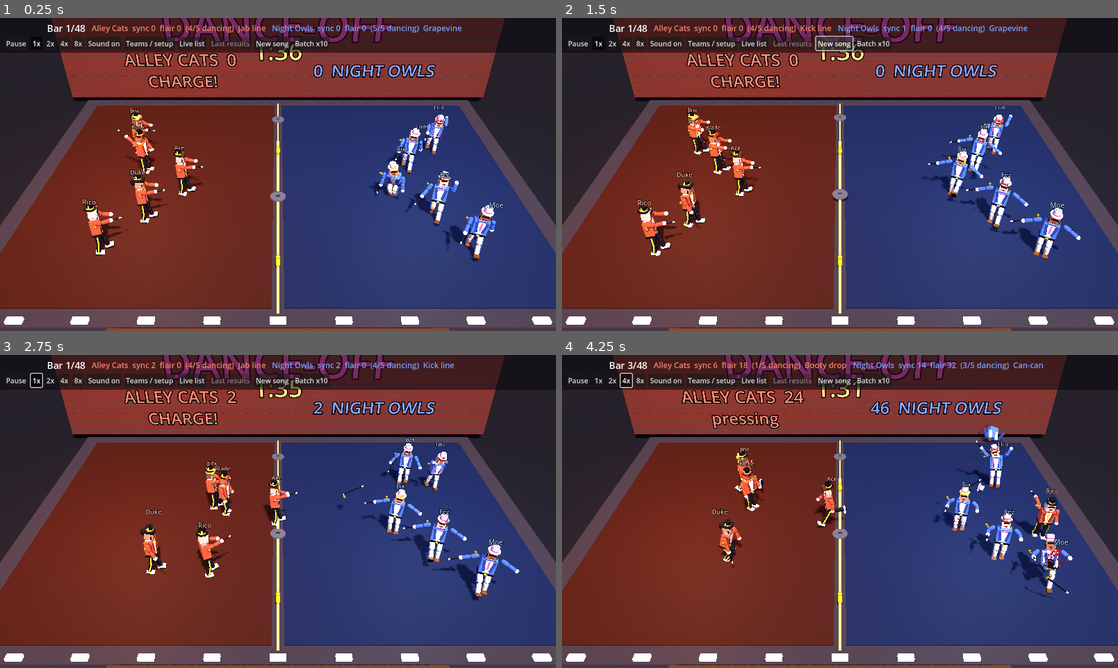
Above: before the commit, frames 1-4 (two rows, left to right).
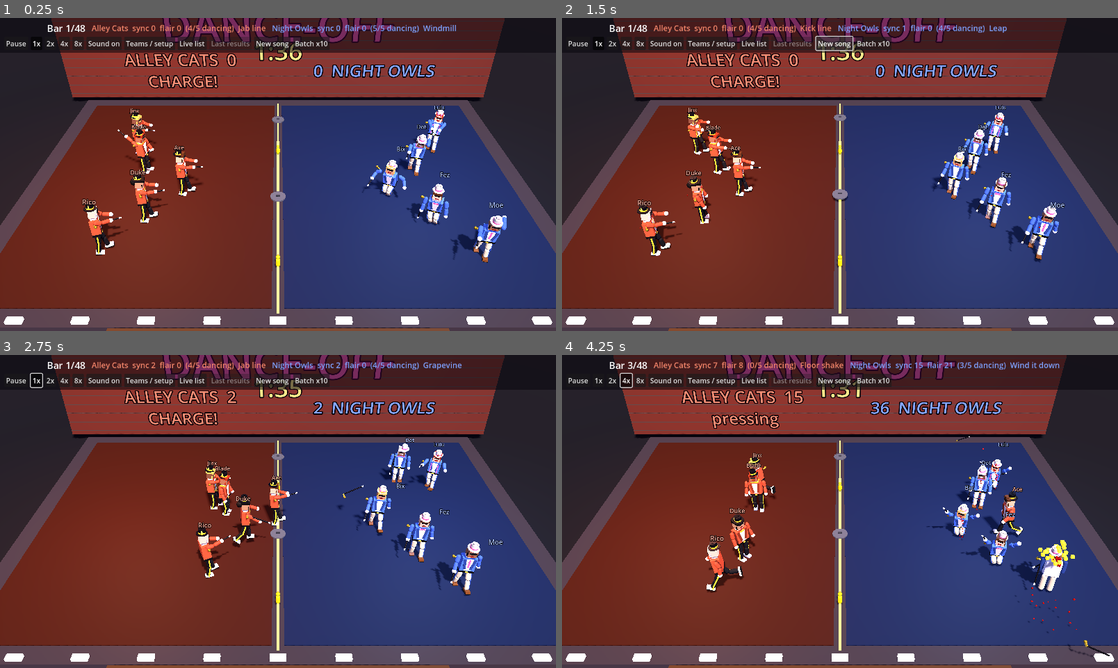
Above: after the commit, the same moments.

Repository: nathandunn/danceoff-bots
Game: Godot game, scene res://scenes/Main.tscn
Same seed, same stepped clock (60 frames per second), same inputs: the game is played once before the commit and once after it.
Inputs:
- Up to frame 1 (0.25 s): no input
- Up to frame 2 (1.5 s): click "New song" at 0.5 s; click "New song" at 1.25 s
- Up to frame 3 (2.75 s): click "1x" at 2 s
- Up to frame 4 (4.25 s): click "2x" at 2.75 s; click "4x" at 3.5 s

The runs differ from the first frame. In frame 1, 2.9% of the frame differs, in the area x 65-92%, y 2-79%; in frame 2, 3.4%; in frame 3, 4.7%; in frame 4, 7.1%, in the area x 25-99%, y 2-97%.

Commit message:
More drop dances, crumple-in-place falls, and wear from every knockdown
Co-Authored-By: Claude Sonnet 5.5 <noreply@anthropic.com>
Claude-Session: https://claude.ai/code/session_01G4wX8KutpHNXMT9rpyt35H

Diff:
--- a/scripts/dancer.gd
+++ b/scripts/dancer.gd
@@ -816,7 +816,7 @@
 		block_beats = 0
 		block_on_time = 0
 		block_ok = true
-		fumbled = rng.randf() < float(Moves.FUMBLE[Moves.tier(move)]) * fumble_mult
+		fumbled = rng.randf() < float(Moves.FUMBLE[Moves.tier(move)]) * fumble_mult * (1.0 + 2.0 * wear())
 	if b % Moves.PHRASE == 0:
 		var was := move
 		var was_following := joined and not freestyle
@@ -836,11 +836,11 @@
 		recent_moves.append(move)
 		if recent_moves.size() > 4:
 			recent_moves.pop_front()
-		fumbled = rng.randf() < float(Moves.FUMBLE[Moves.tier(move)]) * fumble_mult
+		fumbled = rng.randf() < float(Moves.FUMBLE[Moves.tier(move)]) * fumble_mult * (1.0 + 2.0 * wear())
 	# a dancer who stopped mid-phrase may pick the call up again at the next bar
 	if not joined and dancing and b % Moves.BLOCK == 0 and b % Moves.PHRASE != 0 and Tune.v("rejoin_beats") <= 4.0:
 		joined = true
-	tempo_err = tempo_err * 0.7 + rng.randfn(0.0, timing_sigma * (1.0 + Tune.v("hurt_sloppy") * hurt))
+	tempo_err = tempo_err * 0.7 + rng.randfn(0.0, timing_sigma * (1.0 + Tune.v("hurt_sloppy") * hurt + 1.5 * wear()))
 	in_sync = false
 	if dancing and joined:
 		stats["dance_beats"] += 1.0
@@ -862,7 +862,7 @@
 
 
 func _score_block() -> void:
-	var q := execution
+	var q := execution * (1.0 - 0.8 * wear())
 	if fumbled:
 		q *= 0.3
 		stats["fumbles"] += 1.0
@@ -919,7 +919,7 @@
 	if rng.randf() > 0.8:
 		return
 	stats["strike_hits"] += 1.0
-	var pts := Tune.v("strike_pts") * clampf(execution, 0.2, 1.4)
+	var pts := Tune.v("strike_pts") * clampf(execution * (1.0 - 0.8 * wear()), 0.2, 1.4)
 	stats["flair"] += pts
 	stats["strike_pts"] += pts
 	manager.add_flair(team, pts, true)
@@ -1154,6 +1154,11 @@
 		_stagger = 0.35
 		_punch_t = 0.0
 		_throw_t = 0.0
+
+
+## Every time he goes down he gets up a little worse: timing, execution and fumble risk all suffer.
+func wear() -> float:
+	return minf(float(stats["floored"]) * Tune.v("wear_per_fall"), 0.5)
 
 
 func _knock_down(by: Dancer, how: String, dir: Vector3, power: float, now: float) -> void:
@@ -1186,11 +1191,12 @@
 	_pending_dodge = -1.0
 	joined = false
 	in_sync = false
-	_down = down_base * Tune.v("down_mult") + (0.6 if now - _last_floored < 6.0 else 0.0)
+	var prior := maxf(float(stats["floored"]) - 1.0, 0.0)
+	_down = down_base * Tune.v("down_mult") * (1.0 + Tune.v("down_per_fall") * minf(prior, 8.0)) + (0.6 if now - _last_floored < 6.0 else 0.0)
 	_last_floored = now
 	_spawn_ragdoll()
 	if ragdoll != null:
-		ragdoll.shove(flat * (16.0 + 10.0 * clampf(power, 0.0, 1.5)) + Vector3(0, 6.0 + rng.randf() * 3.0, 0))
+		ragdoll.shove(flat * (3.0 + 2.0 * clampf(power, 0.0, 1.5)) + Vector3(0, -2.0, 0))
 	_stars(global_position + Vector3(0, 1.5, 0))
 
 
@@ -1319,7 +1325,7 @@
 	_limb_to(leg_l, p["leg_l"], k)
 	_limb_to(leg_r, p["leg_r"], k)
 	# the joints: waist, neck, elbows, knees (a hurt dancer droops and dances smaller)
-	var droop := hurt * 0.6
+	var droop := hurt * 0.6 + wear() * 0.5
 	_limb_to(upper, Vector3(-float(p.get("hunch", 0.0)) - droop * 0.5, float(p.get("twist", 0.0)), float(p.get("counter", 0.0))), k)
 	_limb_to(head_node, Vector3(-float(p.get("nod", 0.0)) - droop * 0.4, float(p.get("turn", 0.0)), float(p.get("cock", 0.0))), k)
 	_limb_to(fore_l, Vector3(float(p.get("elbow_l", 0.3)), 0, 0), k)
--- a/scripts/moves.gd
+++ b/scripts/moves.gd
@@ -39,13 +39,21 @@
 	"hip_roll": {"label": "Hip roll", "beats": 4, "tier": 1, "strikes": [], "strike": "", "prop": ""},
 	"twerk": {"label": "Twerk", "beats": 4, "tier": 2, "strikes": [], "strike": "", "prop": ""},
 	"booty_drop": {"label": "Booty drop", "beats": 4, "tier": 3, "strikes": [], "strike": "", "prop": ""},
+	"low_bounce": {"label": "Low bounce", "beats": 4, "tier": 2, "strikes": [], "strike": "", "prop": ""},
+	"drop_and_pop": {"label": "Drop and pop", "beats": 8, "tier": 3, "strikes": [], "strike": "", "prop": ""},
+	"wind_it_down": {"label": "Wind it down", "beats": 8, "tier": 3, "strikes": [], "strike": "", "prop": ""},
+	"duck_walk": {"label": "Duck walk", "beats": 8, "tier": 2, "strikes": [], "strike": "", "prop": ""},
+	"floor_shake": {"label": "Floor shake", "beats": 4, "tier": 3, "strikes": [], "strike": "", "prop": ""},
 }
 
+# the drop family: crews favour these, and showmen most of all
+const DROPS: Array[String] = ["hip_roll", "twerk", "booty_drop", "low_bounce", "drop_and_pop", "wind_it_down", "duck_walk", "floor_shake"]
+
 # how much of the all-purpose groove (knee give, head nod, shoulder roll) each move keeps
-const GROOVE := {"knee_slide": 0.0, "leap": 0.0, "spin_kick": 0.0, "moonwalk": 0.0, "cancan": 0.0, "twerk": 0.0, "booty_drop": 0.0, "robot": 0.2}
+const GROOVE := {"knee_slide": 0.0, "leap": 0.0, "spin_kick": 0.0, "moonwalk": 0.0, "cancan": 0.0, "twerk": 0.0, "booty_drop": 0.0, "low_bounce": 0.0, "drop_and_pop": 0.0, "wind_it_down": 0.0, "duck_walk": 0.0, "floor_shake": 0.0, "robot": 0.2}
 
 const NAMES: Array[String] = ["step_touch", "clap_snap", "shimmy", "spin", "kick_line", "jazz_hands",
-	"grapevine", "knee_slide", "leap", "windmill", "cane_twirl", "spin_kick", "jab_line", "the_twist", "disco_point", "robot", "charleston", "moonwalk", "cancan", "hip_roll", "twerk", "booty_drop"]
+	"grapevine", "knee_slide", "leap", "windmill", "cane_twirl", "spin_kick", "jab_line", "the_twist", "disco_point", "robot", "charleston", "moonwalk", "cancan", "hip_roll", "twerk", "booty_drop", "low_bounce", "drop_and_pop", "wind_it_down", "duck_walk", "floor_shake"]
 
 
 static func tier(m: String) -> int:
@@ -82,6 +90,8 @@
 		var tr := tier(m)
 		var w := 1.0 + show * float(tr - 1) * 1.2 - (1.0 - show) * float(tr - 1) * 0.45
 		w = maxf(w, 0.05)
+		if DROPS.has(m):
+			w *= 1.4 + 0.6 * show
 		if not strikes(m).is_empty():
 			w *= 1.0 + aggr * (1.6 if rivals_near else 0.25)
 		if String(BOOK[m]["prop"]) == "cane":
@@ -365,6 +375,66 @@
 			p["elbow_l"] = 0.0
 			p["elbow_r"] = 0.0
 			p["nod"] = -0.4 * bl
+		"low_bounce":
+			# stay down in the squat and pulse on every half-beat
+			var lbs := sin(t * TAU * 2.0)
+			_low(p, 0.75 + 0.15 * cos(t * TAU * 2.0), 0.5)
+			p["tilt"] = lbs * 0.12
+			p["counter"] = -lbs * 0.11
+			p["turn"] = sin(t * PI * 0.5) * 0.4
+		"drop_and_pop":
+			# down on the half-beat, shake it, then explode up with the arms thrown high; twice
+			var du := fposmod(t, 4.0)
+			var dl := clampf(du / 0.6, 0.0, 1.0) if du < 2.6 else clampf((3.2 - du) / 0.6, 0.0, 1.0)
+			var dh := sin(clampf((du - 3.2) / 0.8, 0.0, 1.0) * PI)
+			var dk := sin(t * TAU * 2.0) * dl
+			_low(p, 1.1 * dl, 0.5 * dl)
+			p["bob"] = float(p["bob"]) + dh * 0.55
+			p["tilt"] = dk * 0.2
+			p["counter"] = -dk * 0.18
+			p["arm_l"] = Vector3(0.15 + 0.55 * dl + dh * 2.4, 0, -0.15 - dh * 0.4)
+			p["arm_r"] = Vector3(0.15 + 0.55 * dl + dh * 2.4, 0, 0.15 + dh * 0.4)
+			p["knee_l"] = float(p["knee_l"]) + dh * 0.9
+			p["knee_r"] = float(p["knee_r"]) + dh * 0.9
+		"wind_it_down":
+			# a slow slide to the floor, hips circling, hands in the air, and a slow climb back
+			var wl := sin(clampf(t / 8.0, 0.0, 1.0) * PI)
+			var wa := t * PI
+			_low(p, 1.1 * wl, 0.35 * wl)
+			p["tilt"] = sin(wa) * 0.16 * wl
+			p["counter"] = -sin(wa) * 0.14 * wl
+			p["sway"] = cos(wa) * 0.12 * wl
+			p["arm_l"] = Vector3(lerpf(0.15, 2.6, wl), 0, -0.4)
+			p["arm_r"] = Vector3(lerpf(0.15, 2.6, wl), 0, 0.4)
+			p["elbow_l"] = 0.3
+			p["elbow_r"] = 0.3
+			p["nod"] = -0.2 * wl
+			p["turn"] = sin(wa * 0.5) * 0.35
+		"duck_walk":
+			# a low waddle from side to side, elbows flapping
+			var dw := sin(t * PI)
+			_low(p, 0.9, 0.35)
+			p["leg_l"] = Vector3(0.9 + 0.2 * dw, 0, 0.15)
+			p["leg_r"] = Vector3(0.9 - 0.2 * dw, 0, -0.15)
+			p["sway"] = sin(t * PI * 0.5) * 0.45
+			p["tilt"] = dw * 0.1
+			p["counter"] = -dw * 0.1
+			p["arm_l"] = Vector3(0.0, 0, -0.9)
+			p["arm_r"] = Vector3(0.0, 0, 0.9)
+			p["elbow_l"] = 1.2 + 0.4 * sin(t * TAU * 2.0)
+			p["elbow_r"] = 1.2 - 0.4 * sin(t * TAU * 2.0)
+		"floor_shake":
+			# straight down to the floor, hands high, hips going like a sewing machine
+			var fl := clampf(t / 0.4, 0.0, 1.0) if t < 3.4 else clampf((4.0 - t) / 0.4, 0.0, 1.0)
+			var fk := sin(t * TAU * 2.5) * fl
+			_low(p, 1.2 * fl, 0.4 * fl)
+			p["tilt"] = fk * 0.22
+			p["counter"] = -fk * 0.2
+			p["arm_l"] = Vector3(0.15 + 2.45 * fl, 0, -0.5 * fl - 0.15)
+			p["arm_r"] = Vector3(0.15 + 2.45 * fl, 0, 0.5 * fl + 0.15)
+			p["elbow_l"] = 0.2
+			p["elbow_r"] = 0.2
+			p["turn"] = sin(t * PI) * 0.5
 		"spin_kick":
 			# wind up, whip round a full turn so the leg comes out on beat 2 facing the way he
 			# started, then land
@@ -399,6 +469,23 @@
 	return p
 
 
+## A planted squat of depth `a` (radians at the thigh): knees bend twice as far, the hips drop to keep
+## the feet on the floor, hands on the knees, head up.
+static func _low(p: Dictionary, a: float, hunch: float) -> void:
+	var f := clampf(a, 0.0, 1.0)
+	p["leg_l"] = Vector3(a, 0, 0.15 * f)
+	p["leg_r"] = Vector3(a, 0, -0.15 * f)
+	p["knee_l"] = 2.0 * a
+	p["knee_r"] = 2.0 * a
+	p["bob"] = float(p["bob"]) - 0.76 * (1.0 - cos(a))
+	p["hunch"] = hunch
+	p["arm_l"] = Vector3(0.15 + 0.55 * f, 0, -0.15)
+	p["arm_r"] = Vector3(0.15 + 0.55 * f, 0, 0.15)
+	p["elbow_l"] = 0.0
+	p["elbow_r"] = 0.0
+	p["nod"] = -0.4 * f
+
+
 ## The all-purpose groove under every move: knees give on the beat (and the hips drop with them, so the
 ## planted feet stay planted), the head nods, the shoulders roll.
 static func _groove(m: String, t: float, p: Dictionary) -> void:
--- a/scripts/ragdoll.gd
+++ b/scripts/ragdoll.gd
@@ -28,8 +28,13 @@
 		rb.mass = p[5]
 		rb.collision_layer = LAYER_RAGDOLL
 		rb.collision_mask = LAYER_WORLD | LAYER_RAGDOLL
-		rb.linear_damp = 0.6
-		rb.angular_damp = 1.2
+		rb.linear_damp = 2.5
+		rb.angular_damp = 2.0
+		rb.gravity_scale = 2.2
+		var pm := PhysicsMaterial.new()
+		pm.friction = 1.5
+		pm.bounce = 0.0
+		rb.physics_material_override = pm
 		rb.can_sleep = true
 		var cs := CollisionShape3D.new()
 		var mi := MeshInstance3D.new()
@@ -74,8 +79,10 @@
 	if torso == null:
 		return
 	torso.apply_central_impulse(impulse)
-	# a little spin so it tumbles rather than slides
-	torso.apply_torque_impulse(Vector3(randf_range(-9, 9), randf_range(-5, 5), randf_range(-9, 9)))
+	# no tumbling: the knees go, and he tips over the way he was hit and folds up where he stands
+	torso.apply_torque_impulse(Vector3(randf_range(-1.5, 1.5), randf_range(-1, 1), randf_range(-1.5, 1.5)))
+	if impulse.length() > 0.01:
+		torso.apply_torque_impulse(Vector3.UP.cross(impulse.normalized()) * 3.0)
 	if bodies.has("head"):
 		bodies["head"].apply_central_impulse(impulse * 0.25)
 
--- a/scripts/tune.gd
+++ b/scripts/tune.gd
@@ -12,7 +12,7 @@
 	"kd_base": 0.38,         # knockdown chance at equal strength and balance
 	"down_mult": 1.0,       # scale on time spent on the floor
 	"rejoin_beats": 4.0,    # a dancer who stopped rejoins at the next phrase (8) or bar (4)
-	"strike_pts": 14.0,      # flair for a dance-strike that lands
+	"strike_pts": 18.0,      # flair for a dance-strike that lands
 	"press_bias": 0.0,      # added to every crew's urge to move up on the other lot
 	"charge_bonus": 0.5,    # extra pull for a hothead to throw a punch at the charge's target too
 	"retort_s": 4.0,        # outside a charge, a dancer only punches someone who hit him this recently
@@ -23,6 +23,8 @@
 	"hurt_hit": 0.12,       # how much slower (and sloppier) each hit taken leaves a dancer
 	"hurt_max": 0.6,        # the most a dancer can be slowed
 	"hurt_heal": 0.006,     # per second he mends
+	"down_per_fall": 0.25,  # each earlier knockdown makes the next getting-up this much longer (fraction)
+	"wear_per_fall": 0.07,  # each knockdown so far dulls his dancing by this much (capped at 0.5)
 	"hurt_sloppy": 0.5,     # extra timing wobble per unit of hurt (1 = twice as ragged at full hurt)
 }
 
Not shown, changed: README.md
Not shown, changed: dist/index.html
Not shown, changed: dist/index.js.gz
Not shown, changed: dist/index.pck.gz
Not shown, changed: dist/index.wasm.gz
